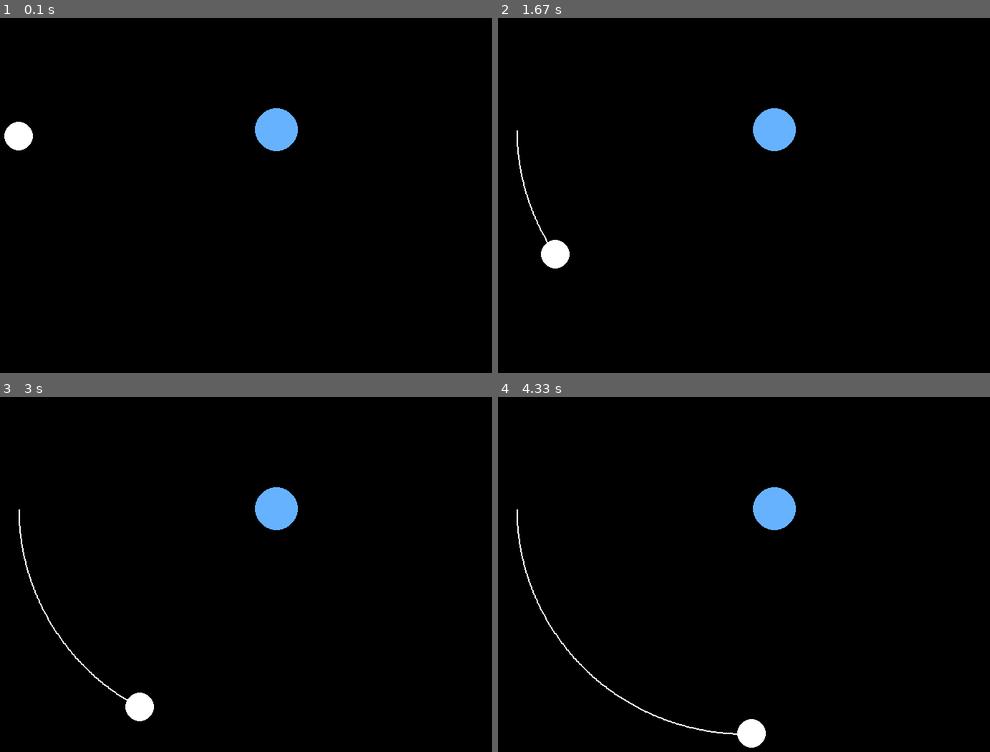
Above: before the commit, frames 1-4 (two rows, left to right).
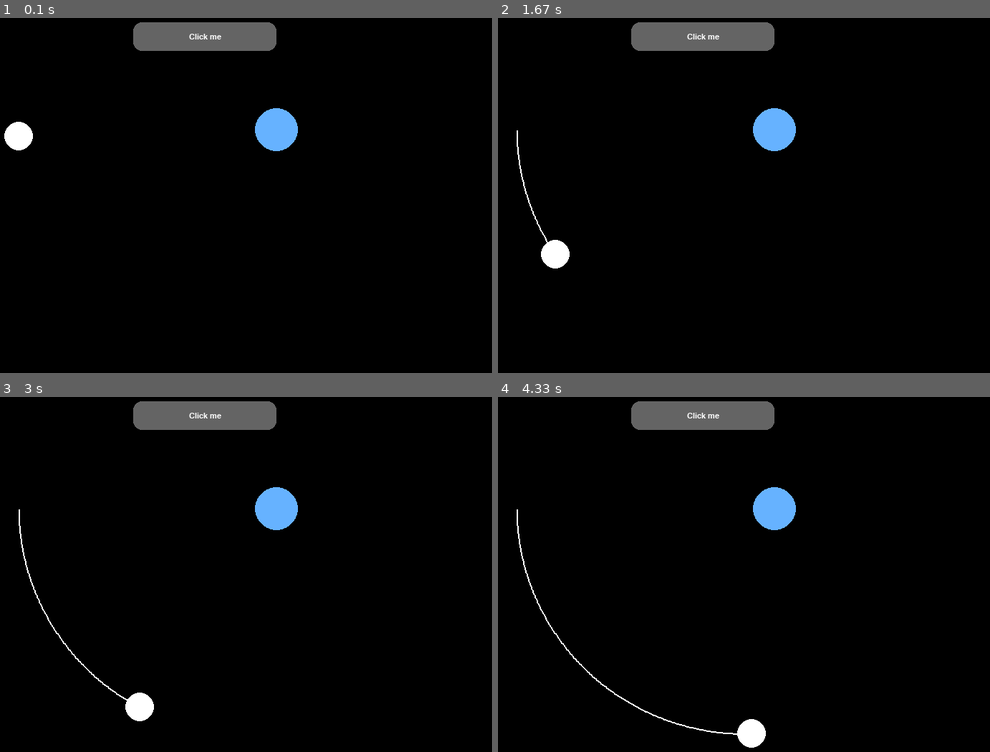
Above: after the commit, the same moments.

Repository: Poolsen/Orbits_Simulation
Game: pygame game, started from main.py
The game is run twice, just before and just after one commit, with the same random seed, the same clock (stepped at 60 frames per second) and the same inputs.
Inputs (mouse positions are in pixels of both pictures, inside the frame that each line leads up to):
- Up to frame 1 (0.1 s): no input
- Up to frame 2 (1.67 s): click (704, 35) at 0.38 s, where only the run after the commit has a clickable "Click me"; click (596, 262) at 0.72 s
- Up to frame 3 (3 s): click (255, 411) at 2.05 s; click (outside the picture) at 2.38 s
- Up to frame 4 (4.33 s): click (704, 414) at 3.22 s, where only the run after the commit has a clickable "Click me"; click (985, 464) at 3.55 s

The runs differ from the first frame. In frame 1, 2.3% of the frame differs, in the area x 27-57%, y 1-10%; in frame 2, 2.3%; in frame 3, 2.3%; in frame 4, 2.3%.

Commit message:
changed project structure, button logic was added

Diff:
--- a/Satellites_Calculations/calculations.py
+++ b/Satellites_Calculations/calculations.py
@@ -1,9 +1,10 @@
 import math as ma
+from config import *
 
 class Himmelskoerper:
 
     G = 6.67428e-11          #Gravitationskonstante  ((N * m ** 2) / kg **2)
-    deltaTime = 60           # 1 Minute pro Frame
+    deltaTime = 60           # 1 Minute pro Frame wird "berechnet"
 
     def __init__(self, x, y, masse):
         self.x = x
--- a/Visuals/__init__.py
+++ b/Visuals/__init__.py
@@ -1,3 +1,4 @@
 print("Attempting to import visual packages")
 from .vis_Himmelskoerper import Visualisierung
-print("visual packages have been imported")
+from .vis_Buttons import Button
+print("Visual packages have been imported")
--- a/Visuals/vis_Buttons.py
+++ b/Visuals/vis_Buttons.py
@@ -1,12 +1,34 @@
+from config import *
+
 class Button:
-    def __init__(self, x, y, color):
-        self.x = x
-        self.y = y
-        self.color = color
-        self.shape = None
+    def __init__(self,text,width,height,pos,elevation):
+        #Core attributes
+        self.pressed = False
+        self.elevation = elevation
 
+        # top rectangle
+        self.rect = pygame.Rect(pos,(width,height))
+        self.color = (200, 200, 200)
 
-class Rectangle(Button):
-    def __init__(self, x, y, color):
-        super().__init__(x, y, color)
-        pass
+        #text
+        self.text_surf = font.render(text,True,(255, 255, 255))
+        self.text_rect = self.text_surf.get_rect(center = self.rect.center)
+
+    def draw(self):
+        # elevation logic
+        pygame.draw.rect(screen,self.color, self.rect,border_radius = 12)
+        screen.blit(self.text_surf, self.text_rect)
+        self.check_click()
+
+    def check_click(self):
+        mouse_pos = pygame.mouse.get_pos()
+        if self.rect.collidepoint(mouse_pos):
+            self.color = (200, 200, 200)
+            if pygame.mouse.get_pressed()[0]:
+                self.pressed = True
+            else:
+                if self.pressed is True:
+                    print('click')
+                    self.pressed = False
+        else:
+            self.color = (100, 100, 100)
--- a/Visuals/vis_Himmelskoerper.py
+++ b/Visuals/vis_Himmelskoerper.py
@@ -1,15 +1,14 @@
-import pygame
+from config import *
 
-#pygame.init()      # wird in main.py gemacht
 
-breite = 800   #breite des windows
-hoehe = 800    #hoehe des windows
+breite = 800  # breite des windows
+hoehe = 800  # hoehe des windows
 
-screen = pygame.display.set_mode((breite, hoehe))   #window wird erstellt
-pygame.display.set_caption("Orbits_Simulation")     # Titel des Windows
+screen = pygame.display.set_mode((breite, hoehe))  # window wird erstellt
+pygame.display.set_caption("Orbits_Simulation")  # Titel des Windows
 
-weiss = (255, 255, 255)     #eine rgb farbe
-gelb = (255, 255, 0)        #eine rgb farbe
+weiss = (255, 255, 255)  # eine rgb farbe
+gelb = (255, 255, 0)  # eine rgb farbe
 hellblau = (102, 178, 255)
 font = pygame.font.SysFont("comicsans", 16)
 
--- /dev/null
+++ b/config.py
@@ -0,0 +1,25 @@
+# definition aller variablen
+import pygame
+import sys  #wird gebraucht in main.py (unused - Anzeige ignorieren)
+
+pygame.init()
+
+#constants
+FPS = 60
+
+#colors
+weiss = (255, 255, 255)     #eine rgb farbe
+gelb = (255, 255, 0)        #eine rgb farbe
+hellblau = (102, 178, 255)
+
+#pygame stuff
+breite = 800
+hoehe = 800
+screen = pygame.display.set_mode((breite, hoehe))   #window wird erstellt
+pygame.display.set_caption("Orbits_Simulation")     # Titel des Windows
+font = pygame.font.SysFont("comicsans", 16)
+
+breite = 800  # breite des windows
+hoehe = 800  # hoehe des windows
+
+pygame.display.set_caption("Orbits_Simulation")  # Titel des Windows
--- a/main.py
+++ b/main.py
@@ -1,25 +1,9 @@
-import sys
-import pygame
-pygame.init()   #ich mache es hier und NICHT in vis_Himmelskörper, da so immer initialisiert wird
+from config import *
 
 # classes etc. from other files
 from Satellites_Calculations import BewegenderHimmelskoerper
-from Visuals import Visualisierung
+from Visuals import Visualisierung, Button
 
-
-#constants
-FPS = 60
-
-#colors
-weiss = (255, 255, 255)     #eine rgb farbe
-gelb = (255, 255, 0)        #eine rgb farbe
-hellblau = (102, 178, 255)
-
-#pygame stuff
-breite = 800
-hoehe = 800
-screen = pygame.display.set_mode((breite, hoehe))   #window wird erstellt
-pygame.display.set_caption("Orbits_Simulation")     # Titel des Windows
 
 def main():
     run = True  #by default soll das Programm laufen und sich nicht schließen
@@ -36,6 +20,7 @@
 
     satelliten = [(erde, erde_vis), (s1, s1_vis)]
 
+    button1 = Button('Click me',200,40,(200,250),5)
 
     while run:  #während run is True gilt, wird das window und pygame offen bleiben
         clock.tick(FPS)      # der loop läuft mit max. 60 fps, da das programm nach jedem loop schaut, wie lang es gebraucht hat
@@ -50,6 +35,8 @@
 
             koerper_vis.draw(koerper, screen)
 
+        button1.draw()
+
         pygame.display.update()     #updated, was angezeigt wird
 
     pygame.quit()       # nachdem wir aus dem loop raus sind, soll auch
